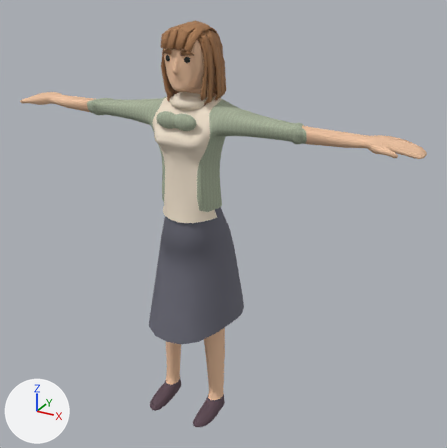
One commit to the glTF model public/assets/characters/office/office-jua.glb: the scene before it, then after it.
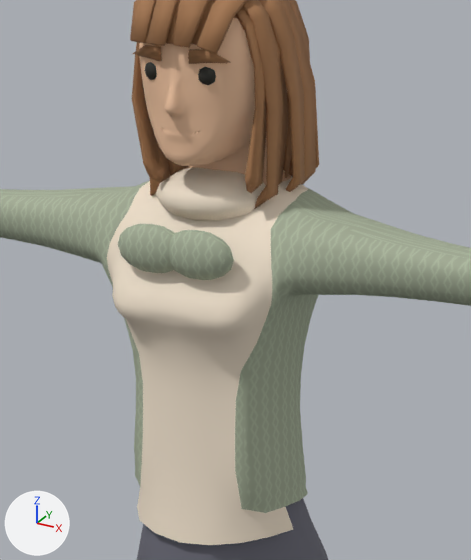
There are two pictures of each version: one whole from a 50 mm lens placed at (1.43, -2.29, 2.18), pointed at (0.13, 0.08, 1.0), one close up on the part from 26% to 62% of the width and 7% to 51% of the height. Lighting does not change. The marker at lower left points along +X, +Y and +Z. The older version's two pictures come first. Where no turn or scale is listed for an object, it has been applied to the vertices.

Names of what the first close-up shows: 'office-jua_ContinuousSkirt', 'office-jua_Hair_wave', 'office-jua_Neckwear', 'office-jua_Top', 'office-jua_bow', 'office-jua_bow.001'.
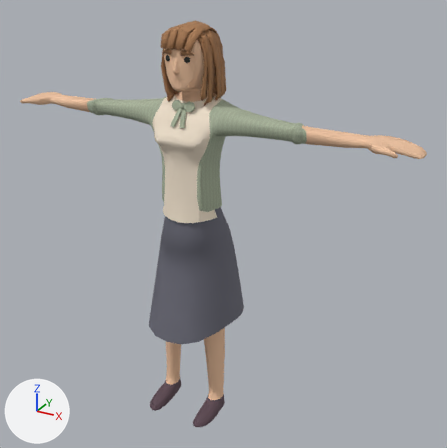
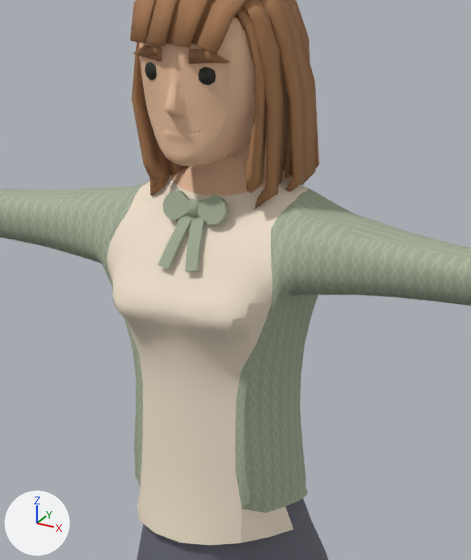
The change, as JSON lines over the scene's bpy script:
```json
{"op": "add", "block": "me_office_jua_fit_bow", "code": ["me_office_jua_fit_bow = bpy.data.meshes.new('office-jua_Fit_bow')", "me_office_jua_fit_bow.from_pydata(...)  # 84 vertices, 148 faces; spans x -0.0535..0.057, y -0.1115..-0.039, z 1.4839..1.5914", "me_office_jua_fit_bow.materials.append(mat_office_jua_jacket)  # picture img_office_jua_office_jua_jacket_knit"]}
{"op": "remove", "block": "ob_office_jua_bow", "code": ["ob_office_jua_bow = bpy.data.objects.new('office-jua_bow', me_구체_001)", "ob_office_jua_bow.location = (0.0, 0.0, 0.008)"]}
{"op": "remove", "block": "ob_office_jua_bow_001", "code": ["ob_office_jua_bow_001 = bpy.data.objects.new('office-jua_bow.001', me_구체_002)", "ob_office_jua_bow_001.location = (0.0, 0.0, 0.008)"]}
{"op": "remove", "block": "ob_office_jua_neckwear", "code": ["ob_office_jua_neckwear = bpy.data.objects.new('office-jua_Neckwear', me_구체)", "ob_office_jua_neckwear.location = (0.0, 0.0, 0.008)"]}
{"op": "add", "block": "ob_office_jua_fit_bow", "code": ["ob_office_jua_fit_bow = bpy.data.objects.new('office-jua_Fit_bow', me_office_jua_fit_bow)", "ob_office_jua_fit_bow.location = (0.0, 0.0, 0.008)"]}
```

Location of each change, [x1, y1, x2, y2] in pixels of the close-ups (471 x 560 px):
```json
{"object": "office-jua_Neckwear", "change": "deleted", "before": [156, 167, 266, 221]}
{"object": "office-jua_Fit_bow", "change": "added", "after": [158, 190, 229, 272]}
{"object": "office-jua_bow.001", "change": "deleted", "before": [169, 230, 234, 280]}
{"object": "office-jua_bow", "change": "deleted", "before": [118, 224, 175, 273]}
```
